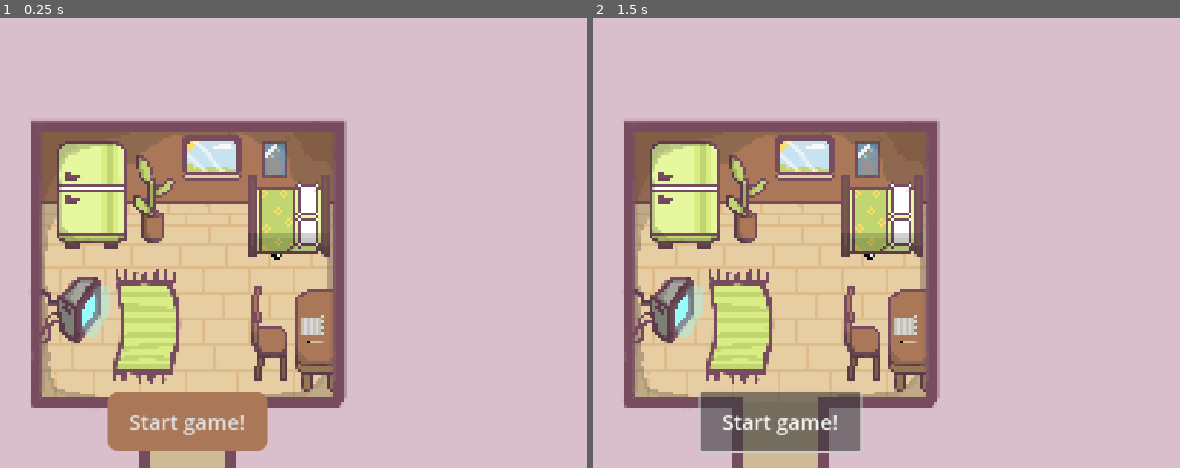
Above: before the commit, frames 1-2 (left to right).
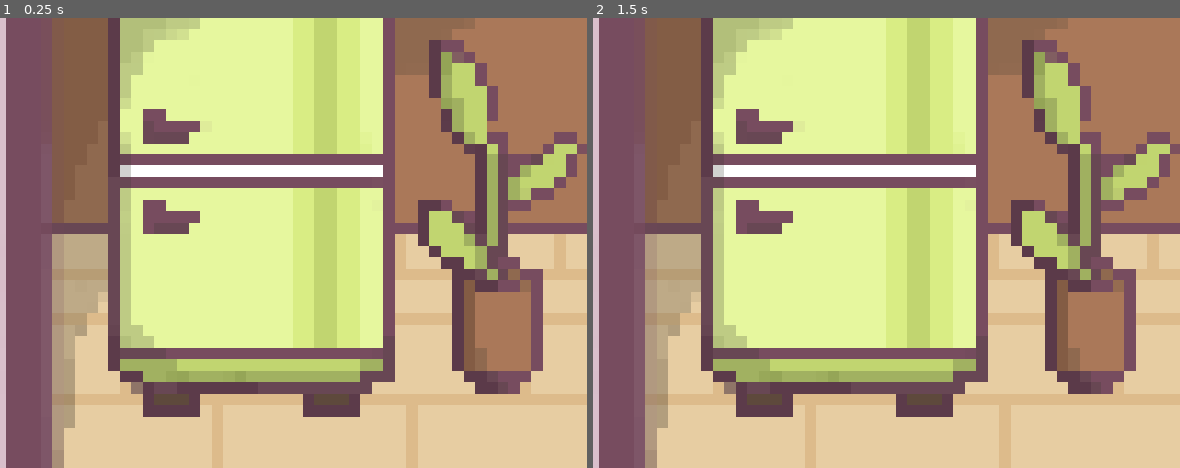
Above: after the commit, the same moments.

Repository: Ewie28/DDR
Game: Godot game, scene res://scenes/Bedroom.tscn
Two runs of this game, one before a commit and one after it. Both use one fixed random seed, a clock stepped at 60 frames per second and the inputs below. The project has no main scene, so this scene is started directly.
Inputs (mouse positions are in pixels of both pictures, inside the frame that each line leads up to):
- Up to frame 1 (0.25 s): no input
- Up to frame 2 (1.5 s): click (780, 423) at 0.5 s, where only the run before the commit has a clickable "Start game!"; click (780, 423) at 1.25 s, where only the run before the commit has a clickable "Start game!"

The runs differ from the first frame. In frame 1, 94% of the frame differs, in the area x 1-100%, y 0-100%; in frame 2, 94%.

Commit message:
transition to bedroom with character created. bedroom boundaries work and bedroom camera work

Diff:
--- a/ddr/scenes/Bedroom.tscn
+++ b/ddr/scenes/Bedroom.tscn
@@ -1,6 +1,7 @@
-[gd_scene load_steps=4 format=3 uid="uid://d2pj1g05ekrn4"]
+[gd_scene load_steps=5 format=3 uid="uid://d2pj1g05ekrn4"]
 
 [ext_resource type="Texture2D" uid="uid://ger6tc6vnq5t" path="res://assets/bg/bedroom_full.png" id="1_13mbk"]
+[ext_resource type="PackedScene" uid="uid://dhnjts72cui7w" path="res://scenes/player.tscn" id="2_qxlp7"]
 
 [sub_resource type="StyleBoxTexture" id="StyleBoxTexture_qxlp7"]
 texture = ExtResource("1_13mbk")
@@ -46,3 +47,12 @@
 theme_override_font_sizes/font_size = 30
 theme_override_styles/normal = SubResource("StyleBoxFlat_n6qhh")
 text = "Start game!"
+
+[node name="StaticBody2D" type="StaticBody2D" parent="."]
+
+[node name="CollisionPolygon2D" type="CollisionPolygon2D" parent="StaticBody2D"]
+polygon = PackedVector2Array(463, 529, 468, 351, 652, 350, 658, 518, 470, 536, 441, 627, 850, 631, 859, 81, 222, 99, 273, 592, 413, 632)
+
+[node name="player" parent="." instance=ExtResource("2_qxlp7")]
+position = Vector2(578, 523)
+scale = Vector2(4, 4)
--- a/ddr/scenes/player.tscn
+++ b/ddr/scenes/player.tscn
@@ -92,7 +92,7 @@
 position = Vector2(0, -3)
 shape = SubResource("CircleShape2D_g2els")
 
-[node name="Camera2D" type="Camera2D" parent="."]
+[node name="Outside_camera" type="Camera2D" parent="."]
 position = Vector2(0, -3)
 zoom = Vector2(4, 4)
 limit_left = 1
@@ -103,3 +103,10 @@
 rotation_smoothing_enabled = true
 drag_horizontal_enabled = true
 drag_vertical_enabled = true
+
+[node name="Bedroom_camera" type="Camera2D" parent="."]
+position = Vector2(0, -9)
+limit_left = 0
+limit_top = 0
+limit_right = 1150
+limit_bottom = 639
--- a/ddr/scripts/outside.gd
+++ b/ddr/scripts/outside.gd
@@ -3,12 +3,12 @@
 func _process(delta: float) -> void:
 	change_scene()
 
-func _on_bedroom_transition_body_entered(body: Node2D) -> void:
+func _on_bedroom_transition_body_entered(body):
 	if body.has_method("player"):
 		Main.transition_scene = true
 
 
-func _on_bedroom_transition_body_exited(body: Node2D) -> void:
+func _on_bedroom_transition_body_exited(body):
 	if body.has_method("player"):
 		Main.transition_scene = false
 
@@ -16,5 +16,5 @@
 	if Main.transition_scene == true:
 		if Main.current_scene == "outside":
 			#transition happens here, add the cutscene here for when transitioning from outside to bedroom if any
-				get_tree().change_scene_to_file("res://scenes/Bedroom.tscn") #this is how to change to this file
-				Main.finish_change_scene() #used so bedroom can communicate with outside scene?
+			Main.finish_change_scene() #used so bedroom can communicate with outside scene?
+			get_tree().change_scene_to_file("res://scenes/Bedroom.tscn") #this is how to change to this file
--- a/ddr/scripts/player.gd
+++ b/ddr/scripts/player.gd
@@ -9,6 +9,7 @@
 
 func _physics_process(delta):
 	player_movement(delta)
+	current_camera()
 
 func player_movement(delta):
 	if Input.is_action_pressed("ui_right"):
@@ -68,3 +69,12 @@
 			anim.play("right_walk")
 		elif movement == 0:
 			anim.play("right_idle")
+
+
+func current_camera():
+	if Main.current_scene =="outside":
+		$Outside_camera.enabled = true
+		$Bedroom_camera.enabled = false
+	elif Main.current_scene =="bedroom":
+		$Outside_camera.enabled = false
+		$Bedroom_camera.enabled = true
Not shown: 1 places in ddr/scenes/BaseRhythm.tscn that only renumber resources
